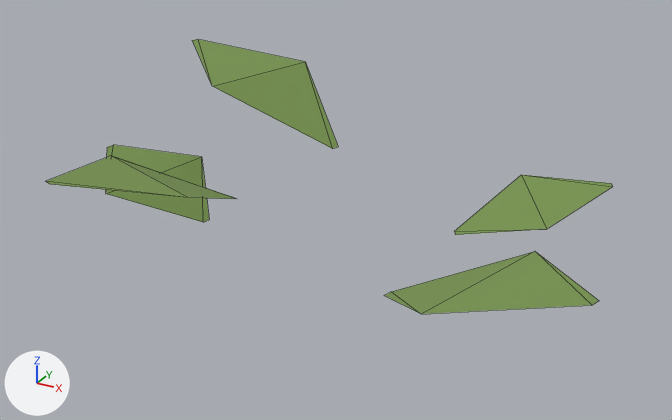
Two versions of the glTF model environment/forest/assets/broadleaf_lod1.glb, one commit apart.
Before and after are seen from a 50 mm camera at (0.636, -1.156, 0.876) aimed at (0.019, -0.033, 0.315). The lights are fixed; the arrows at lower left show +X, +Y and +Z. The first picture is the older version. Mesh edges are drawn as thin lines. Vertices at exactly the same position are counted once.

Objects in the first picture: 'Leaves'.
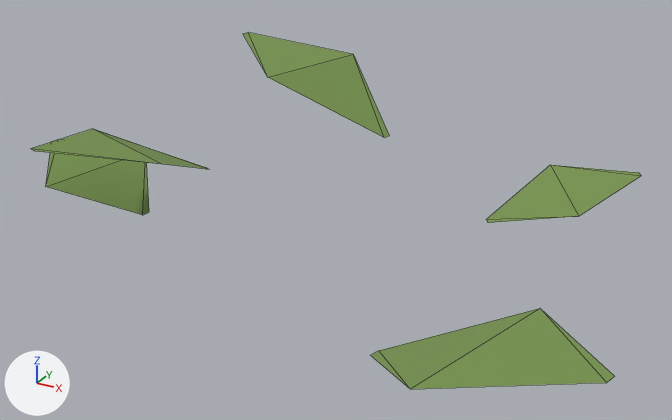
The change in detail:
me_leaves_019 is used by ob_leaves; location (0.0, 0.0, 0.0).
me_leaves_019 had 30 vertices, 20 faces and spanned x -0.478..0.462, y -0.328..0.29, z 0.229..0.471.
me_leaves_019 now has 30 vertices, 20 faces and spans x -0.587..0.511, y -0.465..0.371, z 0.229..0.471.
me_leaves_019 part 1: the loose piece of 6 vertices spanning x -0.478..-0.244, y -0.097..0.121, z 0.229..0.311 is moved by (-0.109, -0.025, 0.0).
me_leaves_019 part 2: the loose piece of 6 vertices spanning x 0.176..0.462, y -0.328..-0.117, z 0.286..0.389 is moved by (0.049, -0.136, 0.0).
me_leaves_019 part 3: the loose piece of 6 vertices spanning x -0.418..-0.07, y 0.067..0.28, z 0.347..0.471 is moved by (0.051, 0.091, 0.0).
me_leaves_019 part 4: the loose piece of 6 vertices spanning x -0.324..-0.117, y -0.317..-0.028, z 0.295..0.402 is moved by (-0.115, 0.086, 0.0).
me_leaves_019 part 5: the loose piece of 6 vertices spanning x 0.142..0.363, y 0.096..0.29, z 0.236..0.321 is moved by (0.029, 0.069, 0.0).

Boxes [x1, y1, x2, y2] around the edits, measured in the pictures (672 x 420 px; the box of a moved part takes in the faces that stretch with it):
'Leaves', reshaped (8% wider, 30% taller): before [46, 39, 613, 314]; after [31, 32, 641, 389]
part 1 of me_leaves_019, moved or reshaped: before [106, 145, 209, 222]; after [46, 139, 149, 215]
part 2 of me_leaves_019, moved or reshaped: before [384, 252, 599, 314]; after [371, 308, 615, 389]
part 3 of me_leaves_019, moved or reshaped: before [192, 39, 338, 149]; after [243, 32, 389, 138]
part 4 of me_leaves_019, moved or reshaped: before [46, 156, 236, 199]; after [31, 129, 208, 169]
part 5 of me_leaves_019, moved or reshaped: before [455, 175, 613, 235]; after [486, 165, 641, 223]
